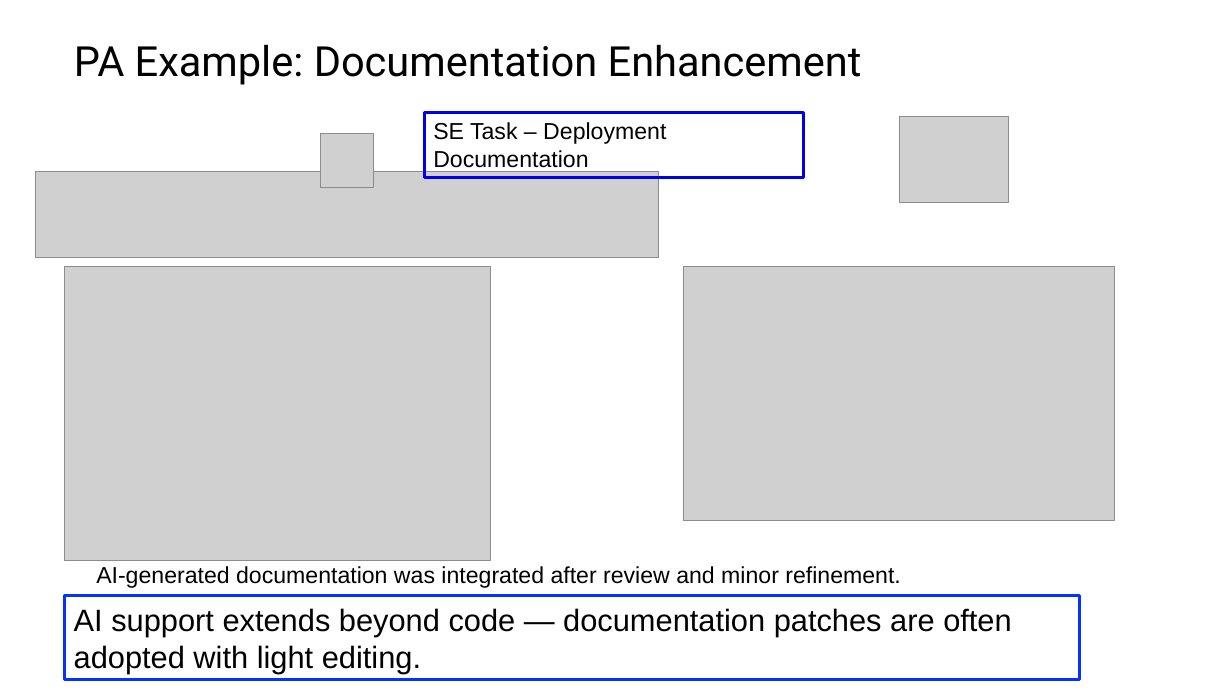
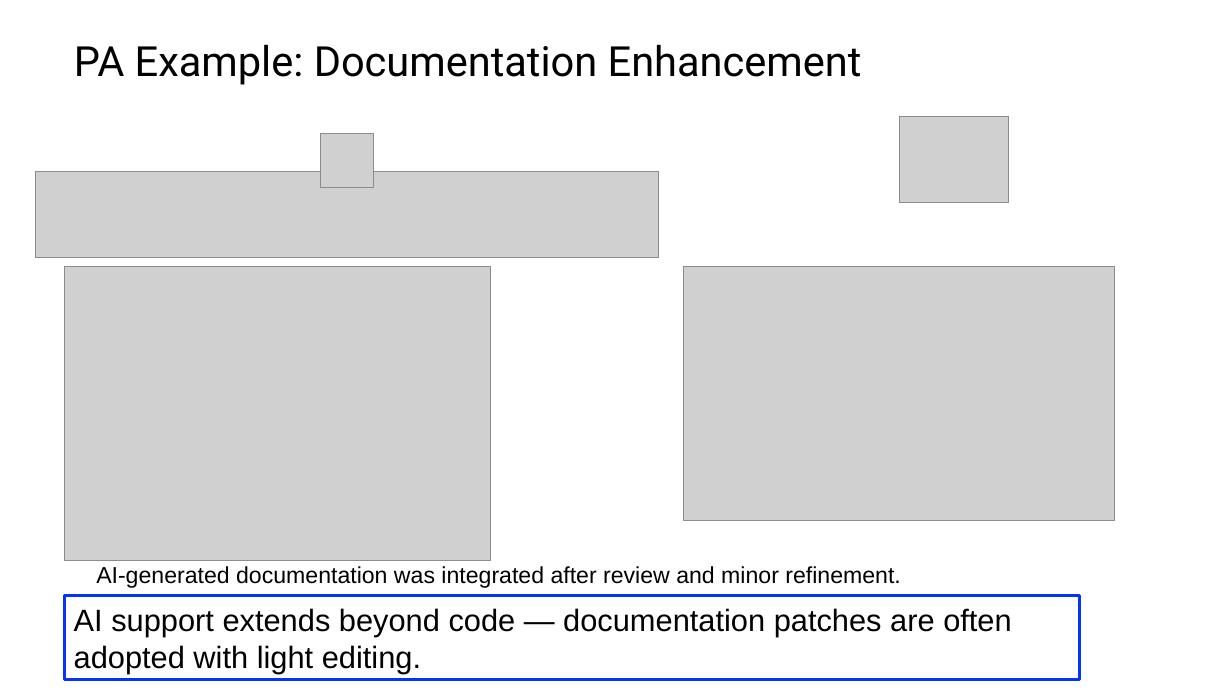
Before and after one commit to johnxu21/johnxu21.github.io, a slide deck: slide 12 of teaching/CS472/Timetable/LLM-V1.pptx. Drawn at 1232x693 pixels with LibreOffice and Linux fonts; fonts in the diff are those of the drawing; grey boxes stand for pictures. Boxes give left, top, right and bottom in pixels: in the first picture for what was removed or moved away, otherwise in the second. Text is boxed around its words. In the diff, an @@ line names an element or a change of style, - is before the commit and + after.

```diff
--- a/teaching/CS472/Timetable/LLM-V1.pptx
+++ b/teaching/CS472/Timetable/LLM-V1.pptx
@@ rectangle removed at [424, 112, 803, 177] @@
-SE Task – Deployment Documentation
```
Also in this commit, not shown: 9 other slides changed, 1 slide added, 1 slide removed.
